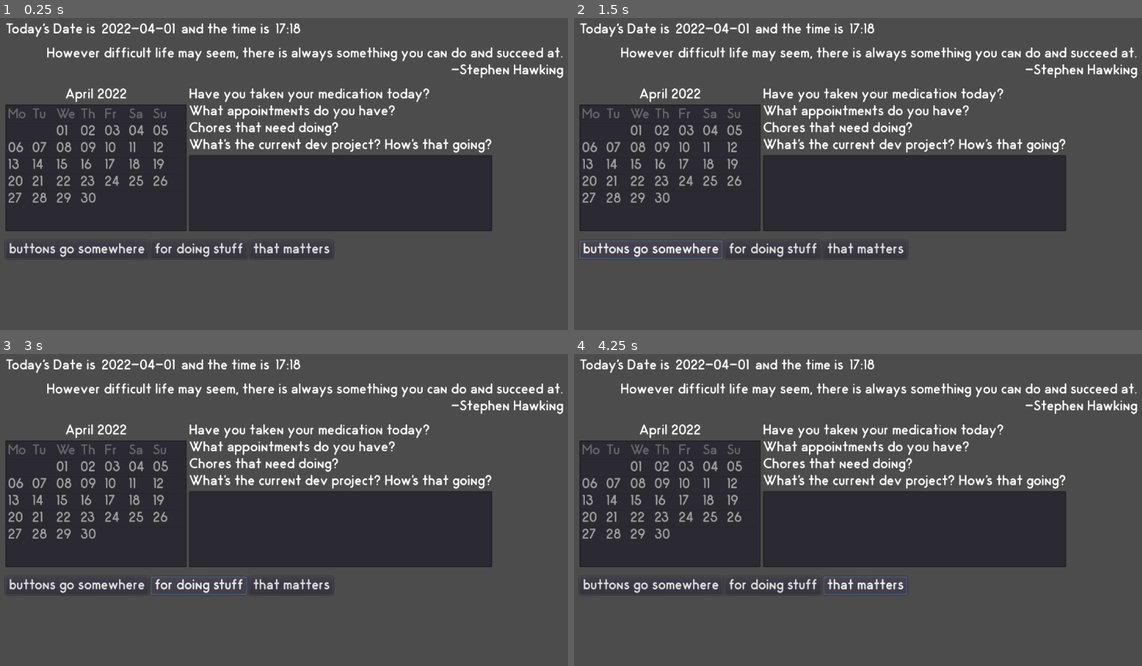
Above: before the commit, frames 1-4 (two rows, left to right).
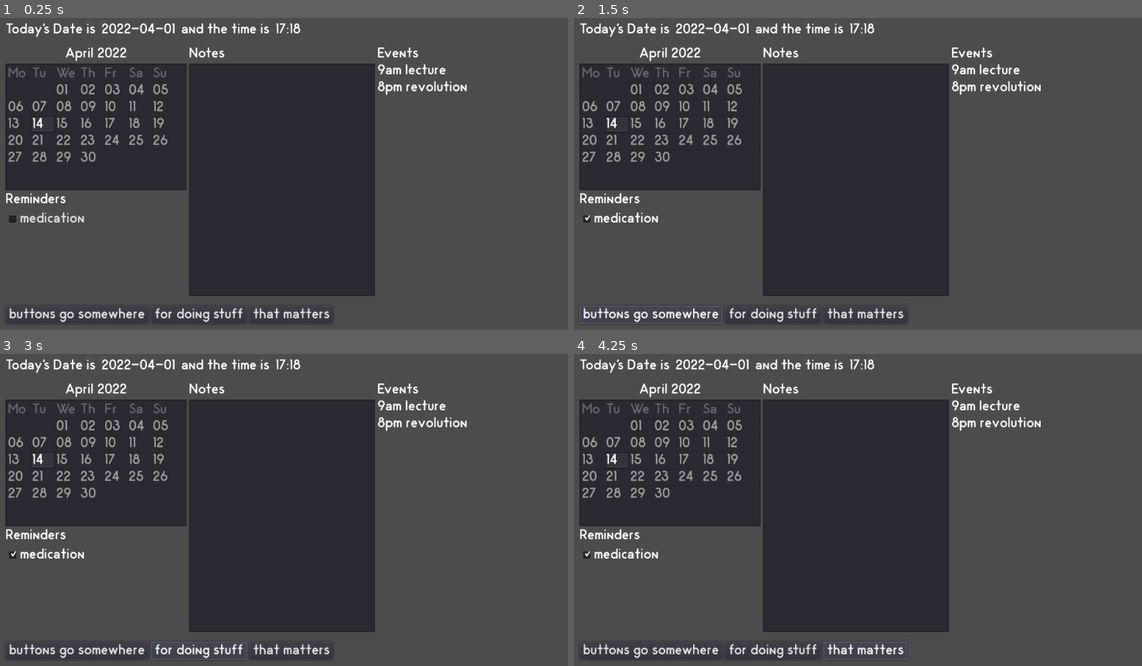
Above: after the commit, the same moments.

Repository: k4gi/planner
Game: Godot game, scene res://Frontpage.tscn
The game is run twice, just before and just after one commit, with the same random seed, the same clock (stepped at 60 frames per second) and the same inputs.
Inputs (mouse positions are in pixels of both pictures, inside the frame that each line leads up to):
- Up to frame 1 (0.25 s): no input
- Up to frame 2 (1.5 s): click (619, 217) at 0.5 s, where only the run after the commit has a clickable "medication"; click "buttons go somewhere" at 1.25 s
- Up to frame 3 (3 s): click "buttons go somewhere" at 2 s; click "for doing stuff" at 2.75 s
- Up to frame 4 (4.25 s): click "that matters" at 3.5 s

The runs differ from the first frame. In frame 1, 34% of the frame differs, in the area x 0-100%, y 9-98%; in frame 2, 34%; in frame 3, 35%; in frame 4, 35%, in the area x 0-100%, y 9-99%.

Commit message:
umm. starting with the right day selected. and catching the signal when the selection is changed. and adding events and reminders sections to the ui

Diff:
--- a/Frontpage.gd
+++ b/Frontpage.gd
@@ -1,14 +1,26 @@
 extends Control
 
 
-onready var Calendar = $MarginContainer/VBoxContainer/HBoxContainer3/VBoxContainer2/ItemList
+onready var Calendar = $MarginContainer/VBoxContainer/HBoxContainer3/VBoxContainer2/Calendar
 
 
 var calendar_padding = 0
 
 
 func _ready():
+	#why are Items "selectable" even when they're "disabled"? what nonsense
+	for index in range(7):
+		Calendar.set_item_selectable(index, false)
+
+
 	var time = OS.get_datetime()
+
+	#messing with the time for testing
+	#time["month"] = 5
+	#time["day"] = 1
+	#time["weekday"] = 7
+
+
 	var padding_needed = get_first_weekday(time["day"],time["weekday"]) -1
 
 	for pad in range(padding_needed):
@@ -18,6 +30,10 @@
 
 	for excess_days in range(get_number_of_days(time["month"],time["year"]), 31):
 		Calendar.remove_item( Calendar.get_item_count()-1 )
+
+	var current_index = get_day_index(time["day"])
+	Calendar.select( current_index )
+	Calendar.emit_signal("item_selected", current_index)
 
 
 func get_first_weekday(current_day, current_weekday):
@@ -30,6 +46,12 @@
 		if working_weekday == 0:
 			working_weekday = 7
 	return working_weekday
+
+
+func get_day_index(current_day):
+	for index in range( Calendar.get_item_count() ):
+		if int(Calendar.get_item_text(index)) == current_day:
+			return index
 
 
 func get_number_of_days(current_month, current_year):
@@ -65,3 +87,8 @@
 			return 30
 		12:
 			return 31
+
+
+func _on_Calendar_item_selected(index):
+	if Calendar.is_item_selectable(index):
+		print(index)
--- a/Frontpage.tscn
+++ b/Frontpage.tscn
@@ -50,6 +50,7 @@
 text = "17:18"
 
 [node name="HBoxContainer2" type="HBoxContainer" parent="MarginContainer/VBoxContainer"]
+visible = false
 margin_top = 40.0
 margin_right = 924.0
 margin_bottom = 92.0
@@ -79,13 +80,14 @@
 align = 2
 
 [node name="HBoxContainer3" type="HBoxContainer" parent="MarginContainer/VBoxContainer"]
-margin_top = 108.0
-margin_right = 924.0
-margin_bottom = 346.0
+margin_top = 40.0
+margin_right = 924.0
+margin_bottom = 454.0
+size_flags_vertical = 3
 
 [node name="VBoxContainer2" type="VBoxContainer" parent="MarginContainer/VBoxContainer/HBoxContainer3"]
 margin_right = 300.0
-margin_bottom = 238.0
+margin_bottom = 414.0
 
 [node name="Label" type="Label" parent="MarginContainer/VBoxContainer/HBoxContainer3/VBoxContainer2"]
 margin_right = 300.0
@@ -93,7 +95,7 @@
 text = "April 2022"
 align = 1
 
-[node name="ItemList" type="ItemList" parent="MarginContainer/VBoxContainer/HBoxContainer3/VBoxContainer2"]
+[node name="Calendar" type="ItemList" parent="MarginContainer/VBoxContainer/HBoxContainer3/VBoxContainer2"]
 margin_top = 28.0
 margin_right = 300.0
 margin_bottom = 238.0
@@ -103,44 +105,100 @@
 same_column_width = true
 fixed_column_width = 36
 
+[node name="ScrollContainer" type="ScrollContainer" parent="MarginContainer/VBoxContainer/HBoxContainer3/VBoxContainer2"]
+margin_top = 242.0
+margin_right = 300.0
+margin_bottom = 414.0
+size_flags_vertical = 3
+
+[node name="VBoxContainer" type="VBoxContainer" parent="MarginContainer/VBoxContainer/HBoxContainer3/VBoxContainer2/ScrollContainer"]
+margin_right = 135.0
+margin_bottom = 60.0
+
+[node name="Label" type="Label" parent="MarginContainer/VBoxContainer/HBoxContainer3/VBoxContainer2/ScrollContainer/VBoxContainer"]
+margin_right = 135.0
+margin_bottom = 24.0
+text = "Reminders"
+
+[node name="CheckBox" type="CheckBox" parent="MarginContainer/VBoxContainer/HBoxContainer3/VBoxContainer2/ScrollContainer/VBoxContainer"]
+margin_top = 28.0
+margin_right = 135.0
+margin_bottom = 60.0
+text = "medication"
+
 [node name="VBoxContainer" type="VBoxContainer" parent="MarginContainer/VBoxContainer/HBoxContainer3"]
 margin_left = 304.0
-margin_right = 806.0
-margin_bottom = 238.0
+margin_right = 612.0
+margin_bottom = 414.0
+size_flags_horizontal = 3
 
 [node name="Label" type="Label" parent="MarginContainer/VBoxContainer/HBoxContainer3/VBoxContainer"]
+margin_right = 308.0
+margin_bottom = 24.0
+text = "Notes"
+
+[node name="Label2" type="Label" parent="MarginContainer/VBoxContainer/HBoxContainer3/VBoxContainer"]
+visible = false
 margin_right = 502.0
 margin_bottom = 24.0
-text = "Have you taken your medication today?"
-
-[node name="Label2" type="Label" parent="MarginContainer/VBoxContainer/HBoxContainer3/VBoxContainer"]
-margin_top = 28.0
+text = "What appointments do you have?"
+
+[node name="Label3" type="Label" parent="MarginContainer/VBoxContainer/HBoxContainer3/VBoxContainer"]
+visible = false
 margin_right = 502.0
-margin_bottom = 52.0
-text = "What appointments do you have?"
-
-[node name="Label3" type="Label" parent="MarginContainer/VBoxContainer/HBoxContainer3/VBoxContainer"]
-margin_top = 56.0
+margin_bottom = 24.0
+text = "Chores that need doing?"
+
+[node name="Label4" type="Label" parent="MarginContainer/VBoxContainer/HBoxContainer3/VBoxContainer"]
+visible = false
 margin_right = 502.0
-margin_bottom = 80.0
-text = "Chores that need doing?"
-
-[node name="Label4" type="Label" parent="MarginContainer/VBoxContainer/HBoxContainer3/VBoxContainer"]
-margin_top = 84.0
-margin_right = 502.0
-margin_bottom = 108.0
+margin_bottom = 24.0
 text = "What's the current dev project? How's that going?"
 
 [node name="TextEdit" type="TextEdit" parent="MarginContainer/VBoxContainer/HBoxContainer3/VBoxContainer"]
-margin_top = 112.0
-margin_right = 502.0
-margin_bottom = 238.0
-size_flags_vertical = 3
+margin_top = 28.0
+margin_right = 308.0
+margin_bottom = 414.0
+size_flags_vertical = 3
+
+[node name="VBoxContainer3" type="VBoxContainer" parent="MarginContainer/VBoxContainer/HBoxContainer3"]
+margin_left = 616.0
+margin_right = 924.0
+margin_bottom = 414.0
+rect_min_size = Vector2( 200, 0 )
+size_flags_horizontal = 3
+
+[node name="Label" type="Label" parent="MarginContainer/VBoxContainer/HBoxContainer3/VBoxContainer3"]
+margin_right = 308.0
+margin_bottom = 24.0
+text = "Events"
+
+[node name="ScrollContainer" type="ScrollContainer" parent="MarginContainer/VBoxContainer/HBoxContainer3/VBoxContainer3"]
+margin_top = 28.0
+margin_right = 308.0
+margin_bottom = 414.0
+size_flags_horizontal = 3
+size_flags_vertical = 3
+
+[node name="VBoxContainer" type="VBoxContainer" parent="MarginContainer/VBoxContainer/HBoxContainer3/VBoxContainer3/ScrollContainer"]
+margin_right = 149.0
+margin_bottom = 52.0
+
+[node name="Label2" type="Label" parent="MarginContainer/VBoxContainer/HBoxContainer3/VBoxContainer3/ScrollContainer/VBoxContainer"]
+margin_right = 149.0
+margin_bottom = 24.0
+text = "9am lecture"
+
+[node name="Label3" type="Label" parent="MarginContainer/VBoxContainer/HBoxContainer3/VBoxContainer3/ScrollContainer/VBoxContainer"]
+margin_top = 28.0
+margin_right = 149.0
+margin_bottom = 52.0
+text = "8pm revolution"
 
 [node name="HBoxContainer4" type="HBoxContainer" parent="MarginContainer/VBoxContainer"]
-margin_top = 362.0
-margin_right = 924.0
-margin_bottom = 392.0
+margin_top = 470.0
+margin_right = 924.0
+margin_bottom = 500.0
 
 [node name="Button" type="Button" parent="MarginContainer/VBoxContainer/HBoxContainer4"]
 margin_right = 237.0
@@ -158,3 +216,5 @@
 margin_right = 543.0
 margin_bottom = 30.0
 text = "that matters"
+
+[connection signal="item_selected" from="MarginContainer/VBoxContainer/HBoxContainer3/VBoxContainer2/Calendar" to="." method="_on_Calendar_item_selected"]
